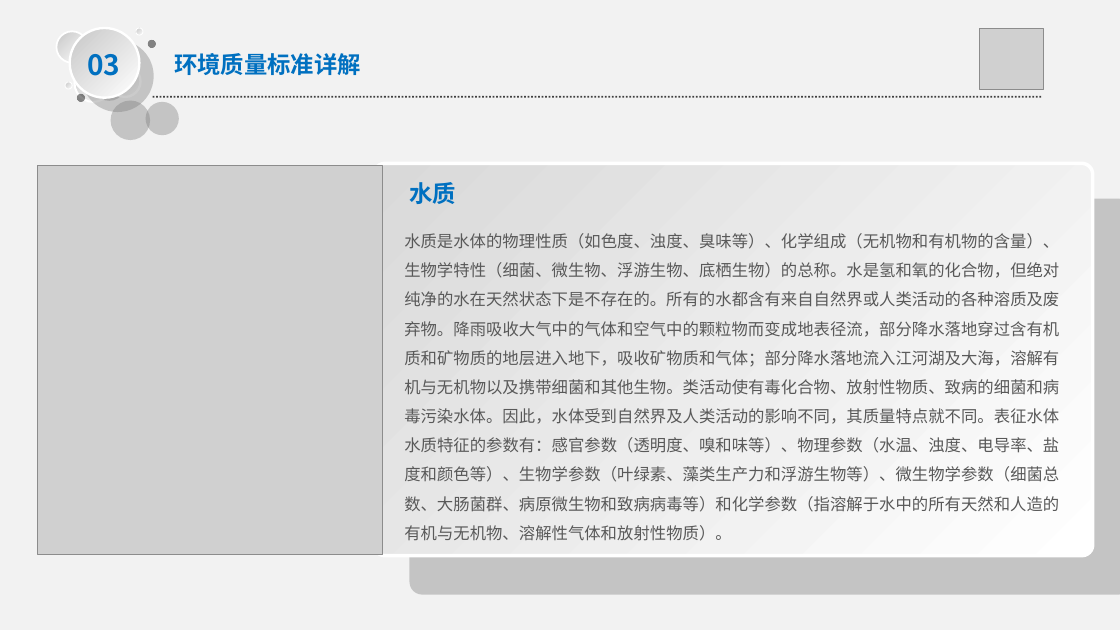
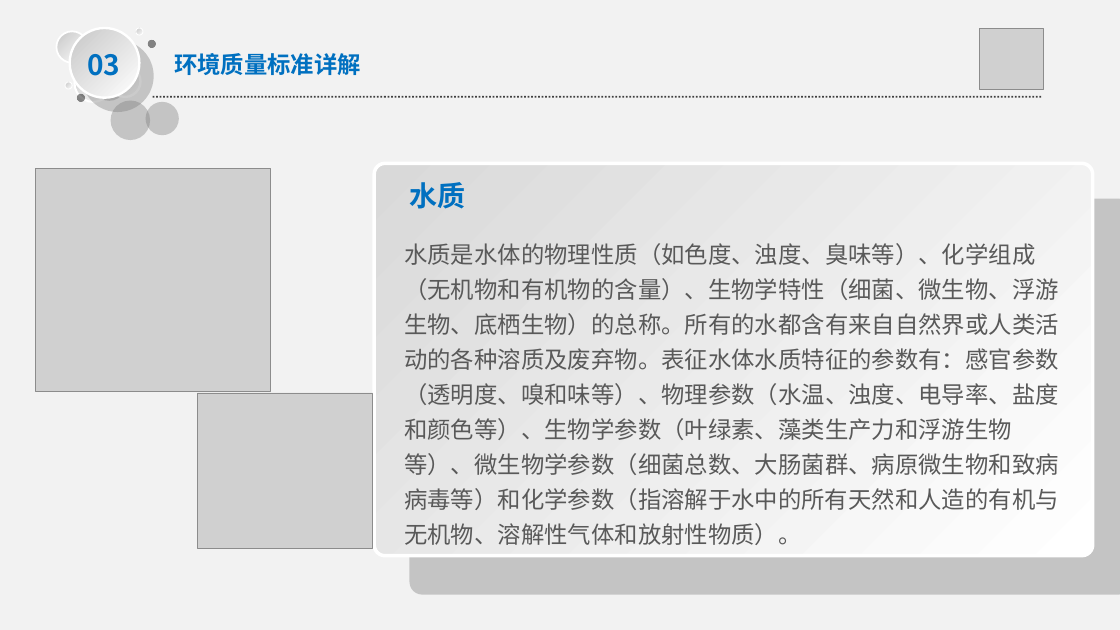
Before and after one commit to PowerYangcl/ddhj, a slide deck: slide 14 of src/main/resource/template/report.ppt (slide 13 before the commit). Drawn at 1120x630 pixels with LibreOffice and Linux fonts; fonts in the diff are those of the drawing; grey boxes stand for pictures. Boxes give left, top, right and bottom in pixels: in the first picture for what was removed or moved away, otherwise in the second. Text is boxed around its words. In the diff, an @@ line names an element or a change of style, - is before the commit and + after.

```diff
--- a/src/main/resource/template/report.ppt
+++ b/src/main/resource/template/report.ppt
@@ picture: place and size @@
-picture at [38, 165, 382, 554]
+picture at [36, 169, 271, 391]
@@ text "水质" at [409, 182, 465, 209]: size 20 to 24 pt @@
@@ text at [404, 243, 1059, 545]: text changed; size 14 to 20 pt @@
-水质是水体的物理性质（如色度、浊度、臭味等）、化学组成（无机物和有机物的含量）、生物学特性（细菌、微生物、浮游生物、底栖生物）的总称。水是氢和氧的化合物，但绝对纯净的水在天然状态下是不存在的。所有的水都含有来自自然界或人类活动的各种溶质及废弃物。降雨吸收大气中的气体和空气中的颗粒物而变成地表径流，部分降水落地穿过含有机质和矿物质的地层进入地下，吸收矿物质和气体；部分降水落地流入江河湖及大海，溶解有机与无机物以及携带细菌和其他生物。类活动使有毒化合物、放射性物质、致病的细菌和病毒污染水体。因此，水体受到自然界及人类活动的影响不同，其质量特点就不同。表征水体水质特征的参数有：感官参数（透明度、嗅和味等）、物理参数（水温、浊度、电导率、盐度和颜色等）、生物学参数（叶绿素、藻类生产力和浮游生物等）、微生物学参数（细菌总数、大肠菌群、病原微生物和致病病毒等）和化学参数（指溶解于水中的所有天然和人造的有机与无机物、溶解性气体和放射性物质）。
+水质是水体的物理性质（如色度、浊度、臭味等）、化学组成（无机物和有机物的含量）、生物学特性（细菌、微生物、浮游生物、底栖生物）的总称。所有的水都含有来自自然界或人类活动的各种溶质及废弃物。表征水体水质特征的参数有：感官参数（透明度、嗅和味等）、物理参数（水温、浊度、电导率、盐度和颜色等）、生物学参数（叶绿素、藻类生产力和浮游生物等）、微生物学参数（细菌总数、大肠菌群、病原微生物和致病病毒等）和化学参数（指溶解于水中的所有天然和人造的有机与无机物、溶解性气体和放射性物质）。
@@ picture added at [197, 393, 372, 548] @@
```
Also in this commit, not shown: 11 other slides changed, 2 slides added, 1 slide removed, 2 other files.
